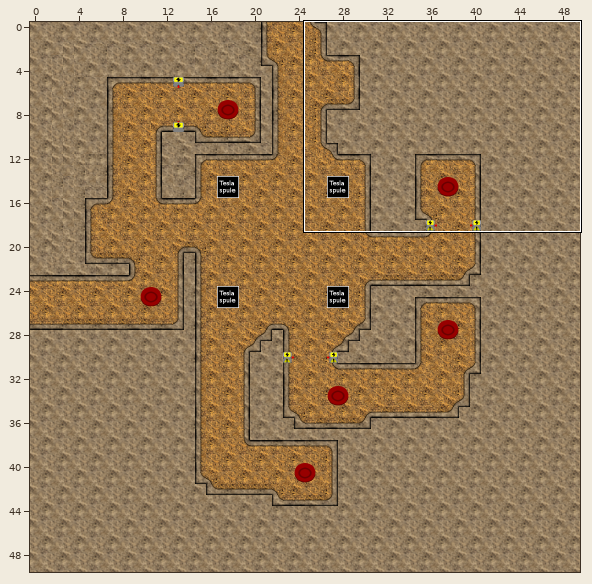
Level history. Tiled map: assets/test.tmx. The first picture is a wide view before the edit; the outline marks the close-up.
Close-up. The starting point:
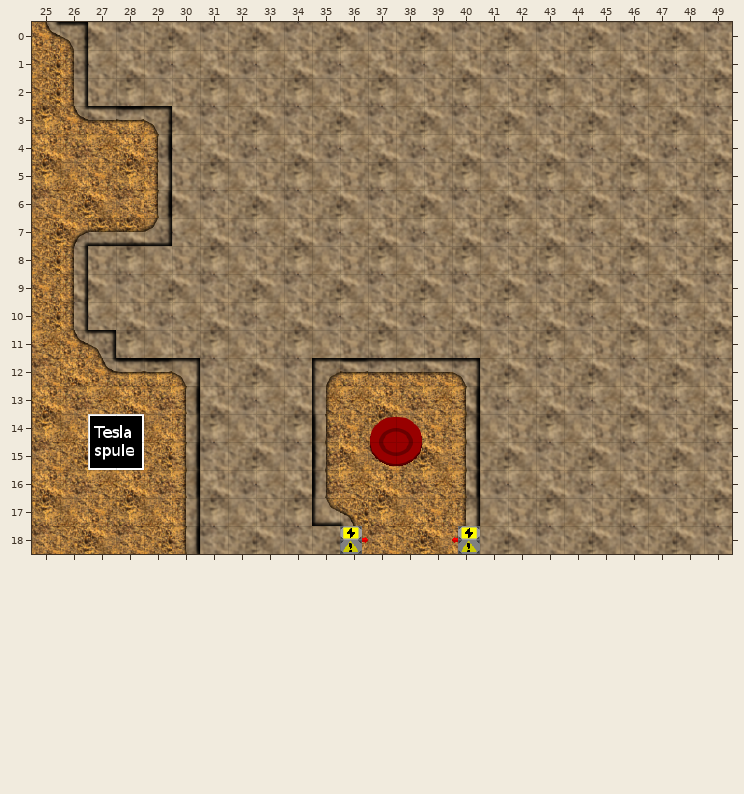
Cells are 32x32 px. Shown: x 25..49, y 0..18. The commit also changed other parts of the map, which this record leaves out.
Once edited:
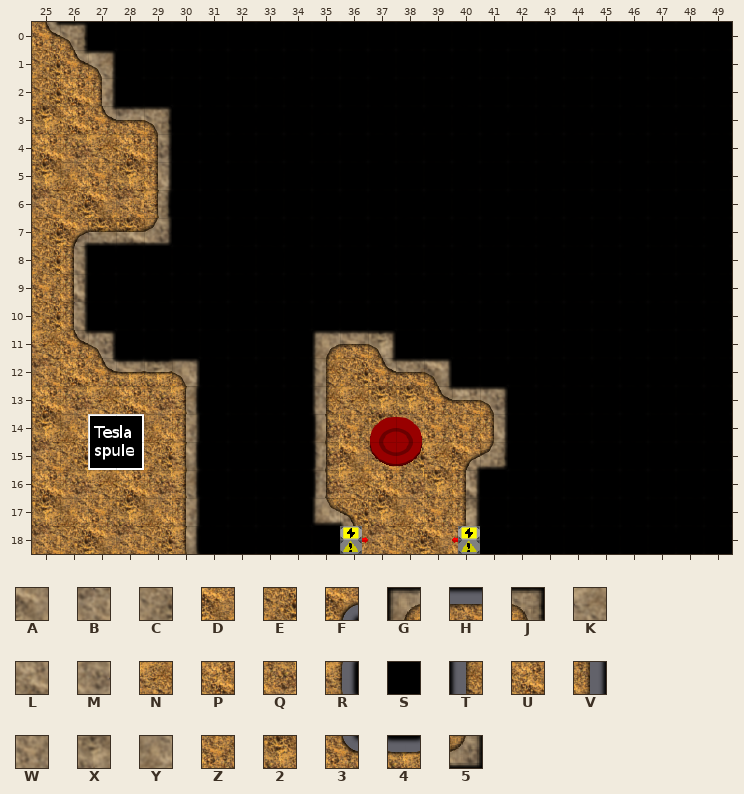
Key: from "tilemap": A 129, B 130, C 131, D 132, E 134, F 135, G 138, H 139, J 140, K 161, L 162, M 163, N 164, P 165, Q 166, R 167, S 168, T 170, U 171, V 172, W 193, X 194, Y 195, Z 196, 2 197, 3 199, 4 200, 5 204.
_ is an empty cell.
Tiles replaced or removed in this view: 3, 4, A, B, C, D, G, H, J, K, L, M, N, P, Q, R, V, W, X, Y.
See-through tiles are keyed as they look on the map.
Change:
Changed rows in their new state; . is an unchanged cell.
Layer "ground-deco":
first column x 26:
 0 .SSSSSSSSSSSSSSSSSSSSSSS
 1 3JSSSSSSSSSSSSSSSSSSSSSS
 2 UVSSSSSSSSSSSSSSSSSSSSSS
 3 U3H.SSSSSSSSSSSSSSSSSSSS
 4 ...VSSSSSSSSSSSSSSSSSSSS
 5 ....SSSSSSSSSSSSSSSSSSSS
 6 ....SSSSSSSSSSSSSSSSSSSS
 7 ....SSSSSSSSSSSSSSSSSSSS
 8 .SSSSSSSSSSSSSSSSSSSSSSS
 9 .SSSSSSSSSSSSSSSSSSSSSSS
10 .SSSSSSSSSSSSSSSSSSSSSSS
11 ..SSSSSSSGHJSSSSSSSSSSSS
12 .....SSSSTE3.JSSSSSSSSSS
13 .....SSSS..223HJSSSSSSSS
14 .....SSSS.....ZVSSSSSSSS
15 .....SSSS....NF5SSSSSSSS
16 .....SSSS....2VSSSSSSSSS
17 .....SSSS......SSSSSSSSS
18 .....SSSSS.....SSSSSSSSS
Where, in picture pixels (left, top, right, bottom), the same in both close-ups:
changed: (60, 22, 732, 554)
